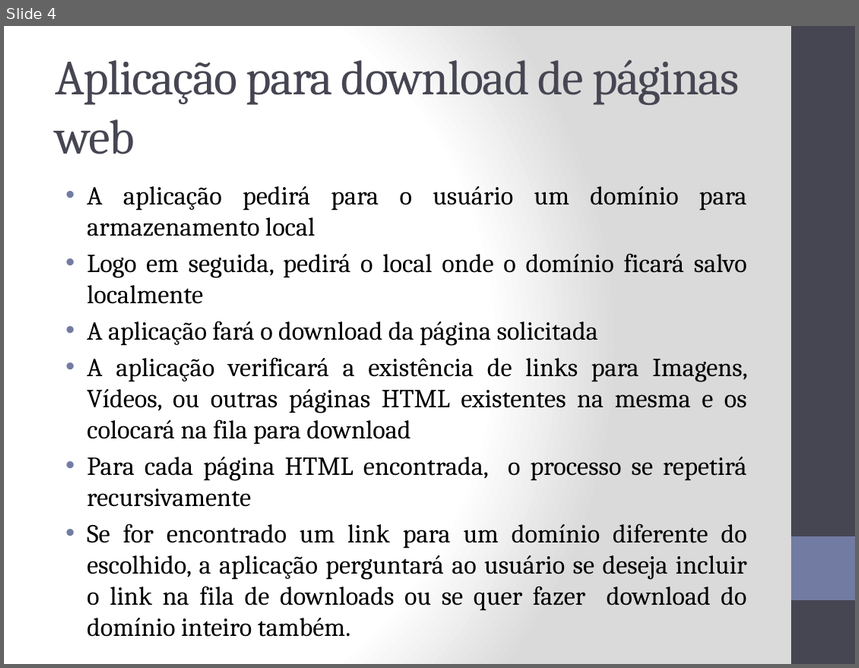
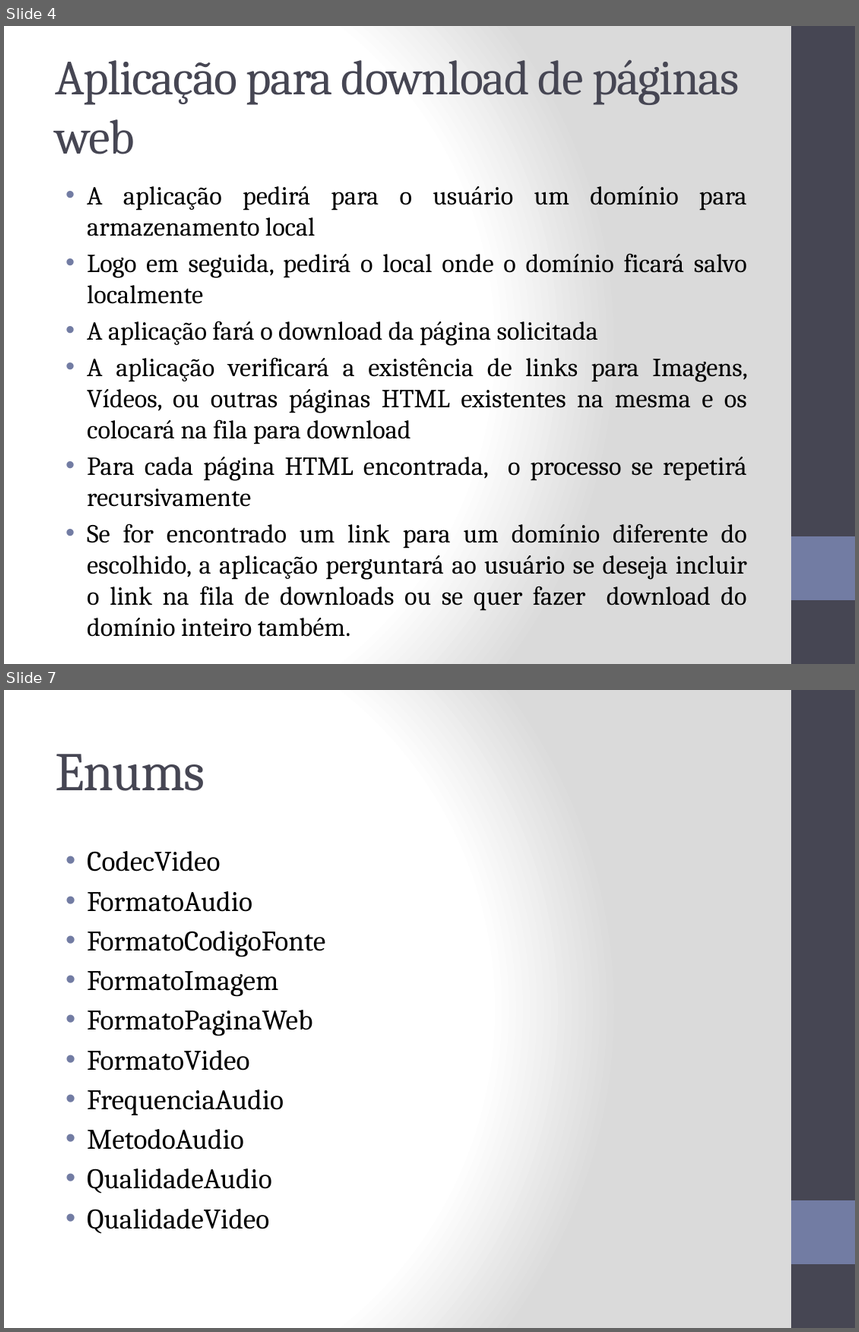
Before and after one commit to JJCorsiF/OfflinePageViewer, a slide deck: ProjetoDownloader.pptx. Shown one above the other, each under a label of ours: slide 4 before the commit, slides 4 and 7 after it; the slides between them are not shown. The pictures are 859x668 and 859x1332 pixels, drawn with LibreOffice and Linux fonts; fonts in the diff are those of the drawing. Boxes give left, top, right and bottom in pixels: in the first picture for what was removed or moved away, otherwise in the second. Text is boxed around its words. In the diff, an @@ line names an element or a change of style, - is before the commit and + after.

```diff
--- a/ProjetoDownloader.pptx
+++ b/ProjetoDownloader.pptx
@@ slide 7 added at (4, 690, 855, 1328), background gradient #FFFFFF to #DADADA; not listed: 2 template elements that a slide beside it also shows @@
@@ title added at (55, 754, 205, 791), 46 pt, text #464653 @@
+Enums
@@ text added at (87, 851, 325, 1234), 24 pt, text #000000 @@
+• CodecVideo
+• FormatoAudio
+• FormatoCodigoFonte
+• FormatoImagem
+• FormatoPaginaWeb
+• FormatoVideo
+• FrequenciaAudio
+• MetodoAudio
+• QualidadeAudio
+• QualidadeVideo
```
Also in this commit, not shown: 2 slides changed, 2 other slides added, 3 other files.
